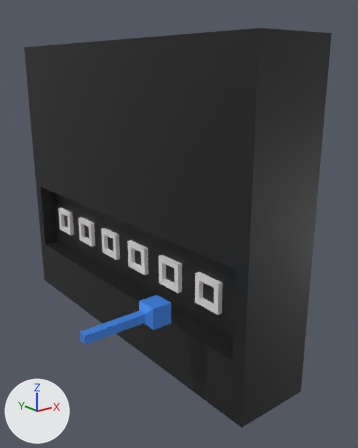
Renders of the glTF model Roteador_GrayBox.gltf from each side of a commit.
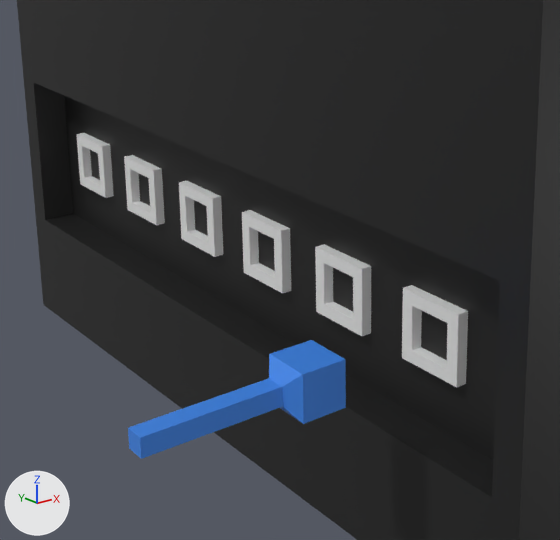
There are two pictures of each version: one whole from a camera (50 mm lens) standing at (-0.1139, -0.1664, 0.0503) and looking at (0.0022, -0.0212, -0.0078), one close up on the part from 7% to 73% of the width and 34% to 85% of the height. The axes (+X, +Y, +Z) are drawn at lower left. The lights are the same throughout. Where no turn or scale is listed for an object, it has been applied to the vertices.

The first close-up shows 'Back_Ports', 'Cable', 'Cube'.
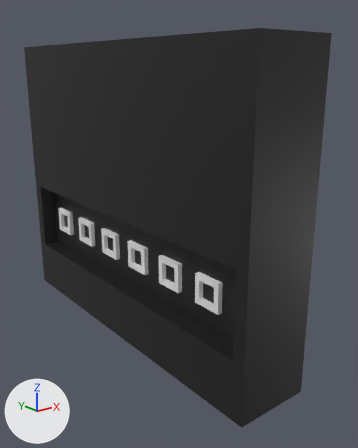
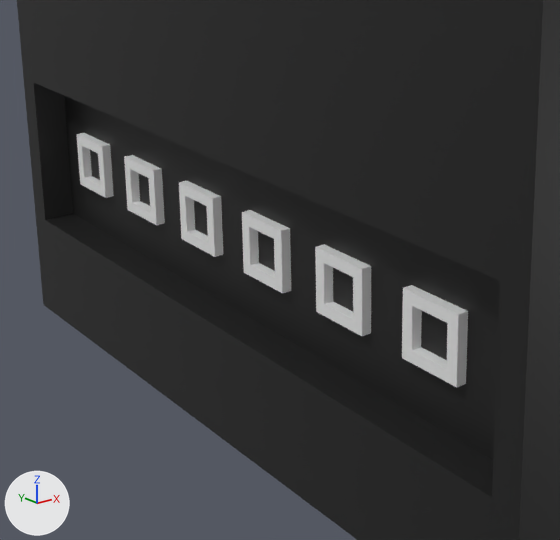
What differs and where, as boxes (x1, y1, x2, y2) in the close-ups (560 x 540 px):
'Cable', deleted (blue)
    before: (128, 340, 346, 459)

Edits to the bpy script that builds the scene:
```text
Remove ob_cable:
    ob_cable = bpy.data.objects.new('Cable', me_cube_004)
    ob_cable.location = (-0.0293, 0.0, 0.0)
```
